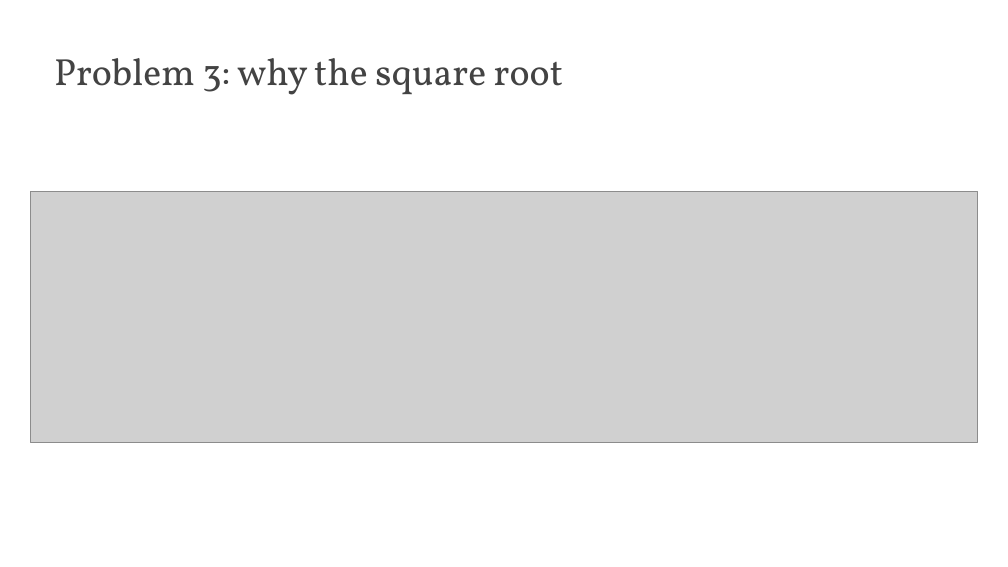
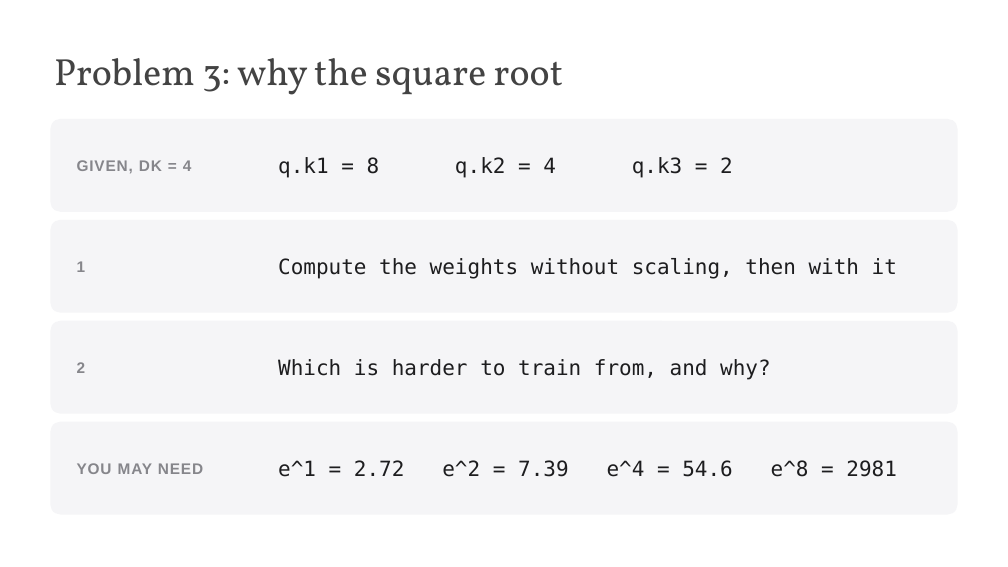
Before and after one commit to edavalosanaya/CSCI3495_NLP_LLMs_Student, a slide deck: slide 6 of weeks/week-07/class-02/lecture/slides.pptx. Drawn at 1008x567 pixels with LibreOffice and Linux fonts; fonts in the diff are those of the drawing; grey boxes stand for pictures; background and template pictures are left out. Boxes give left, top, right and bottom in pixels: in the first picture for what was removed or moved away, otherwise in the second. Text is boxed around its words. In the diff, an @@ line names an element or a change of style, - is before the commit and + after.

```diff
--- a/weeks/week-07/class-02/lecture/slides.pptx
+++ b/weeks/week-07/class-02/lecture/slides.pptx
@@ rounded rectangle added at box(50, 119, 958, 212), fill #F5F5F7 @@
@@ text added at box(77, 160, 192, 174), 11 pt, text #86868B, bold @@
+GIVEN, DK = 4
@@ text added at box(278, 157, 733, 178), 15 pt, text #1D1D1F @@
+q.k1 = 8 q.k2 = 4 q.k3 = 2
@@ picture removed at box(30, 192, 978, 443) @@
@@ rounded rectangle added at box(50, 220, 958, 312), fill #F5F5F7 @@
@@ text added at box(77, 261, 86, 272), 11 pt, text #86868B, bold @@
+1
@@ text added at box(278, 258, 897, 279), 15 pt, text #1D1D1F @@
+Compute the weights without scaling, then with it
@@ rounded rectangle added at box(50, 321, 958, 413), fill #F5F5F7 @@
@@ text added at box(278, 359, 771, 380), 15 pt, text #1D1D1F @@
+Which is harder to train from, and why?
@@ text added at box(77, 362, 86, 373), 11 pt, text #86868B, bold @@
+2
@@ rounded rectangle added at box(50, 421, 958, 514), fill #F5F5F7 @@
@@ text added at box(77, 463, 203, 474), 11 pt, text #86868B, bold @@
+YOU MAY NEED
@@ text added at box(278, 460, 897, 477), 15 pt, text #1D1D1F @@
+e^1 = 2.72 e^2 = 7.39 e^4 = 54.6 e^8 = 2981
```
Also in this commit, not shown: 8 other slides changed, 19 other files.
